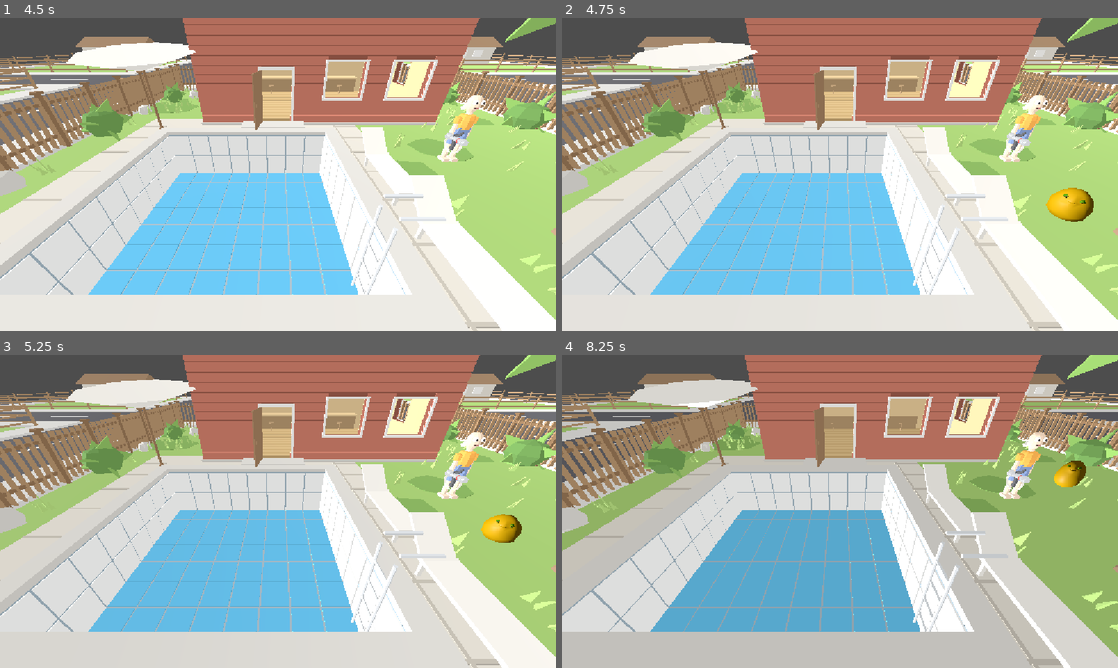
Above: before the commit, frames 1-4 (two rows, left to right).
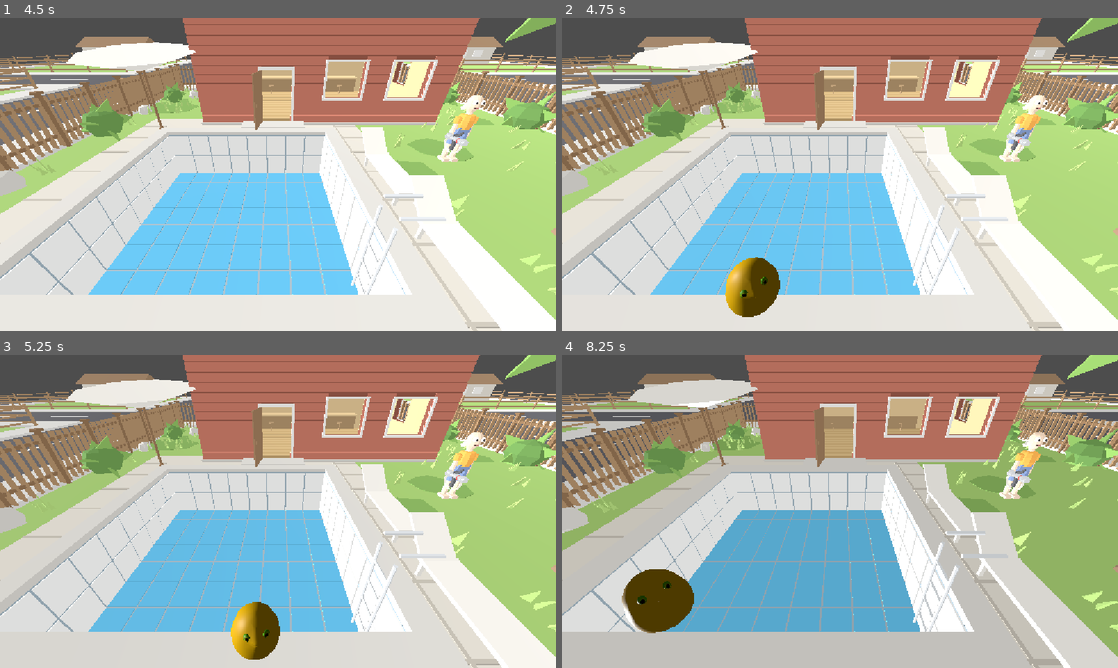
Above: after the commit, the same moments.

Repository: mife-user/drop
Game: Godot game, scene res://scenes/main.tscn
Two runs of this game, one before a commit and one after it. Both use one fixed random seed, a clock stepped at 60 frames per second and the inputs below.
Inputs:
- Up to frame 1 (4.5 s): tap Enter at 0.5, 2, 3.5 s; tap M every 0.75 s from 0.6 to 4.35 s; tap Space at 1.25, 2.75, 4.25 s
- Up to frame 2 (4.75 s): no input
- Up to frame 3 (5.25 s): tap M at 5.1 s
- Up to frame 4 (8.25 s): tap M every 0.75 s from 5.85 to 8.1 s

Frame 1 is identical in both runs. In frame 2, 2.2% of the frame differs, in the area x 29-96%, y 54-96%; in frame 3, 1.8%; in frame 4, 2.4%, in the area x 10-95%, y 33-89%.

Commit message:
feat:重新调整了碰撞检查区域大小
原来的太大了，改成以后方便借用判断灌水的范围

Diff:
--- a/scenes/main.tscn
+++ b/scenes/main.tscn
@@ -8,9 +8,12 @@
 [ext_resource type="PackedScene" uid="uid://dxppdno0xasp3" path="res://resources/时钟.glb" id="6_o6xl0"]
 [ext_resource type="PackedScene" uid="uid://cpfxu2ij0px5q" path="res://resources/水枪.glb" id="7_tipki"]
 [ext_resource type="PackedScene" uid="uid://dm6o34u6waxn3" path="res://resources/人物.glb" id="8_85g3d"]
-[ext_resource type="Script" path="res://scripts/milkegg_encounter.gd" id="9_encounter"]
+[ext_resource type="Script" uid="uid://ch1yv60c11i5s" path="res://scripts/milkegg_encounter.gd" id="9_encounter"]
 
 [sub_resource type="Environment" id="Environment_0wfyh"]
+
+[sub_resource type="BoxShape3D" id="BoxShape3D_pool_exclusion"]
+size = Vector3(6.2552004, 2.203125, 5.5512953)
 
 [sub_resource type="BoxShape3D" id="BoxShape3D_hydrant"]
 size = Vector3(0.562, 0.78, 0.413)
@@ -18,9 +21,6 @@
 [sub_resource type="CapsuleShape3D" id="CapsuleShape3D_person"]
 radius = 0.28
 height = 1.69
-
-[sub_resource type="BoxShape3D" id="BoxShape3D_pool_exclusion"]
-size = Vector3(6.9, 20, 6.9)
 
 [node name="Node3D" type="Node3D" unique_id=889120220]
 
@@ -32,26 +32,28 @@
 
 [node name="场景" parent="." unique_id=800403422 instance=ExtResource("2_0wfyh")]
 
-[node name="WorldCollision" parent="场景" instance=ExtResource("3_collision")]
+[node name="WorldCollision" parent="场景" unique_id=1138915830 instance=ExtResource("3_collision")]
 
-[node name="MilkeggEncounter" type="Node3D" parent="." node_paths=PackedStringArray("camera")]
+[node name="PoolExclusion" type="Area3D" parent="场景" unique_id=2033682868]
+transform = Transform3D(1, 0, 0, 0, 1, 0, 0, 0, 1, -3, 0, 2.5)
+collision_layer = 0
+collision_mask = 0
+monitoring = false
+monitorable = false
+
+[node name="CollisionShape3D" type="CollisionShape3D" parent="场景/PoolExclusion" unique_id=1475715087]
+transform = Transform3D(1, 0, 0, 0, 1, 0, 0, 0, 1, 0.1313355, -0.5635729, -0.011224985)
+shape = SubResource("BoxShape3D_pool_exclusion")
+debug_color = Color(0.7390799, 4.813075e-08, 0.36650893, 0.41960785)
+
+[node name="MilkeggEncounter" type="Node3D" parent="." unique_id=1045838224 node_paths=PackedStringArray("camera")]
 script = ExtResource("9_encounter")
 camera = NodePath("../Camera3D")
 
 [node name="奶蛋" parent="MilkeggEncounter" unique_id=542863220 instance=ExtResource("1_o5qli")]
 
-[node name="AppearanceTimer" type="Timer" parent="MilkeggEncounter"]
+[node name="AppearanceTimer" type="Timer" parent="MilkeggEncounter" unique_id=1233352532]
 one_shot = true
-
-[node name="PoolExclusion" type="Area3D" parent="MilkeggEncounter"]
-position = Vector3(-3, 0, 2.5)
-collision_layer = 0
-collision_mask = 0
-monitoring = false
-monitorable = false
-
-[node name="CollisionShape3D" type="CollisionShape3D" parent="MilkeggEncounter/PoolExclusion"]
-shape = SubResource("BoxShape3D_pool_exclusion")
 
 [node name="DirectionalLight3D" type="DirectionalLight3D" parent="." unique_id=1806757621]
 transform = Transform3D(1, 0, 0, 0, 1, 0, 0, 0, 1, -60.026043, 0, 0)
@@ -60,14 +62,38 @@
 [node name="消防栓" parent="." unique_id=98595756 instance=ExtResource("5_tefeu")]
 transform = Transform3D(1, 0, 0, 0, 1, 0, 0, 0, 1, -9.602633, 0, 10.864009)
 
+[node name="StaticBody3D" type="StaticBody3D" parent="消防栓" unique_id=1897817605]
+
+[node name="CollisionShape3D" type="CollisionShape3D" parent="消防栓/StaticBody3D" unique_id=373267707]
+transform = Transform3D(1, 0, 0, 0, 1, 0, 0, 0, 1, 0, 0.39, 0.0285)
+shape = SubResource("BoxShape3D_hydrant")
+
 [node name="消防栓2" parent="." unique_id=407462627 instance=ExtResource("5_tefeu")]
 transform = Transform3D(1, 0, 0, 0, 1, 0, 0, 0, 1, 20.695734, 0, 11.028106)
+
+[node name="StaticBody3D" type="StaticBody3D" parent="消防栓2" unique_id=1875412439]
+
+[node name="CollisionShape3D" type="CollisionShape3D" parent="消防栓2/StaticBody3D" unique_id=961325203]
+transform = Transform3D(1, 0, 0, 0, 1, 0, 0, 0, 1, 0, 0.39, 0.0285)
+shape = SubResource("BoxShape3D_hydrant")
 
 [node name="消防栓3" parent="." unique_id=993313327 instance=ExtResource("5_tefeu")]
 transform = Transform3D(1, 0, 0, 0, 1, 0, 0, 0, 1, 10.116804, 0, 18.789404)
 
+[node name="StaticBody3D" type="StaticBody3D" parent="消防栓3" unique_id=703904352]
+
+[node name="CollisionShape3D" type="CollisionShape3D" parent="消防栓3/StaticBody3D" unique_id=317801575]
+transform = Transform3D(1, 0, 0, 0, 1, 0, 0, 0, 1, 0, 0.39, 0.0285)
+shape = SubResource("BoxShape3D_hydrant")
+
 [node name="消防栓4" parent="." unique_id=1726116226 instance=ExtResource("5_tefeu")]
 transform = Transform3D(1, 0, 0, 0, 1, 0, 0, 0, 1, 10.085126, 2.3841858e-07, -19.727848)
+
+[node name="StaticBody3D" type="StaticBody3D" parent="消防栓4" unique_id=702555435]
+
+[node name="CollisionShape3D" type="CollisionShape3D" parent="消防栓4/StaticBody3D" unique_id=437261185]
+transform = Transform3D(1, 0, 0, 0, 1, 0, 0, 0, 1, 0, 0.39, 0.0285)
+shape = SubResource("BoxShape3D_hydrant")
 
 [node name="时钟" parent="." unique_id=584630157 instance=ExtResource("6_o6xl0")]
 transform = Transform3D(-4.3711385e-08, 0, 0.99999994, 0, 1, 0, -0.99999994, 0, -4.3711385e-08, -4.7215667, 3.5920897, -5.114302)
@@ -80,32 +106,8 @@
 [node name="水枪" parent="主人公/人物" unique_id=1294209234 instance=ExtResource("7_tipki")]
 transform = Transform3D(0.0486338, 0, -0.9988168, 0, 1, 0, 0.9988168, 0, 0.0486338, -0.27915835, 0.7193252, 0.29799223)
 
-[node name="StaticBody3D" type="StaticBody3D" parent="消防栓"]
+[node name="StaticBody3D" type="StaticBody3D" parent="主人公" unique_id=914503266]
 
-[node name="CollisionShape3D" type="CollisionShape3D" parent="消防栓/StaticBody3D"]
-position = Vector3(0, 0.39, 0.0285)
-shape = SubResource("BoxShape3D_hydrant")
-
-[node name="StaticBody3D" type="StaticBody3D" parent="消防栓2"]
-
-[node name="CollisionShape3D" type="CollisionShape3D" parent="消防栓2/StaticBody3D"]
-position = Vector3(0, 0.39, 0.0285)
-shape = SubResource("BoxShape3D_hydrant")
-
-[node name="StaticBody3D" type="StaticBody3D" parent="消防栓3"]
-
-[node name="CollisionShape3D" type="CollisionShape3D" parent="消防栓3/StaticBody3D"]
-position = Vector3(0, 0.39, 0.0285)
-shape = SubResource("BoxShape3D_hydrant")
-
-[node name="StaticBody3D" type="StaticBody3D" parent="消防栓4"]
-
-[node name="CollisionShape3D" type="CollisionShape3D" parent="消防栓4/StaticBody3D"]
-position = Vector3(0, 0.39, 0.0285)
-shape = SubResource("BoxShape3D_hydrant")
-
-[node name="StaticBody3D" type="StaticBody3D" parent="主人公"]
-
-[node name="CollisionShape3D" type="CollisionShape3D" parent="主人公/StaticBody3D"]
-position = Vector3(0, 0.845, 0)
+[node name="CollisionShape3D" type="CollisionShape3D" parent="主人公/StaticBody3D" unique_id=2016124640]
+transform = Transform3D(1, 0, 0, 0, 1, 0, 0, 0, 1, 0, 0.845, 0)
 shape = SubResource("CapsuleShape3D_person")
